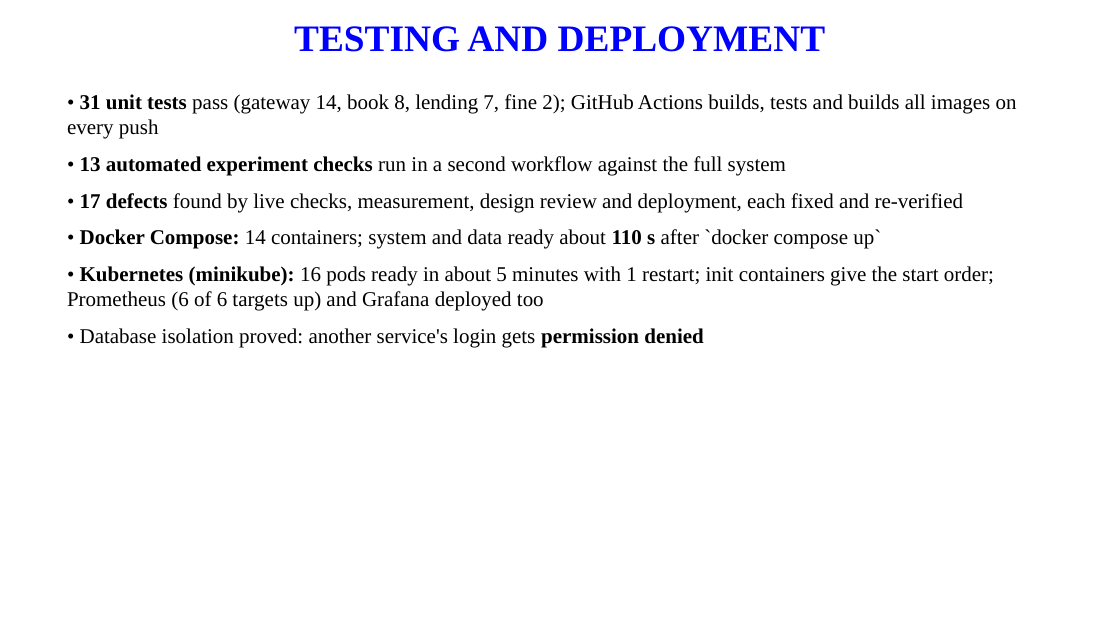
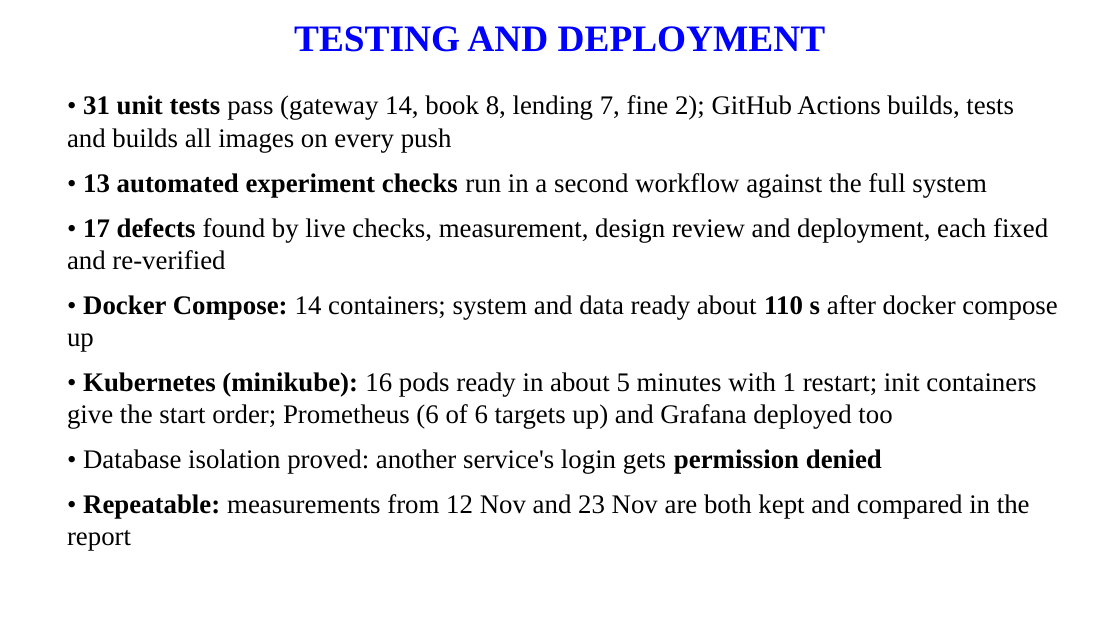
Before and after one commit to manasakrishnakumar/Online-library-management-system, a slide deck: slide 16 of report/Online_Library_Management_System_Presentation.pptx. Drawn at 1120x630 pixels with LibreOffice and Linux fonts; fonts in the diff are those of the drawing; background and template pictures are left out. Boxes give left, top, right and bottom in pixels: in the first picture for what was removed or moved away, otherwise in the second. Text is boxed around its words. In the diff, an @@ line names an element or a change of style, - is before the commit and + after.

```diff
--- a/report/Online_Library_Management_System_Presentation.pptx
+++ b/report/Online_Library_Management_System_Presentation.pptx
@@ text at <box>67,95,1048,474</box>: size 18 to 23 pt in "• 31 unit tests pass (gateway 14, ...", "• 13 automated experiment checks run in ...", "• 17 defects found by live checks, ...", "• Kubernetes (minikube): 16 pods ready in ..." and 1 more places; more space between paragraphs @@
@@ text at <box>67,295,1057,352</box>: text changed; size 18 to 23 pt @@
-• Docker Compose: 14 containers; system and data ready about 110 s after `docker compose up`
+• Docker Compose: 14 containers; system and data ready about 110 s after docker compose up
@@ text at <box>67,494,1030,551</box>: paragraph added @@
+• Repeatable: measurements from 12 Nov and 23 Nov are both kept and compared in the report
```
Also in this commit, not shown: 17 other slides changed, 1 slide added, 1 slide removed, 11 other files.
